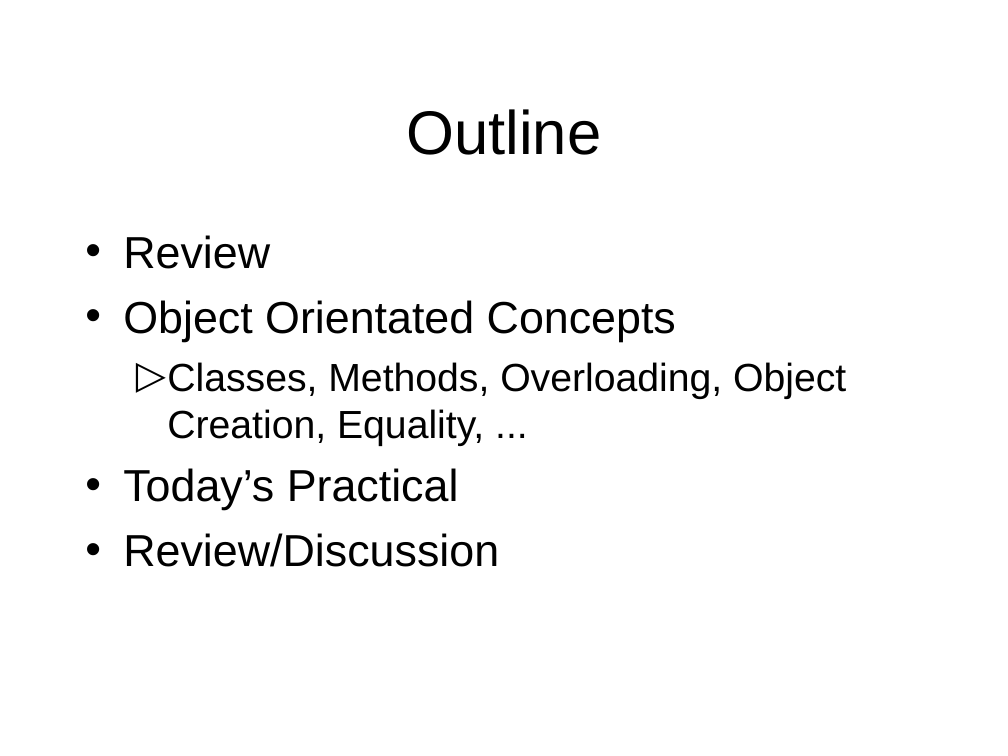
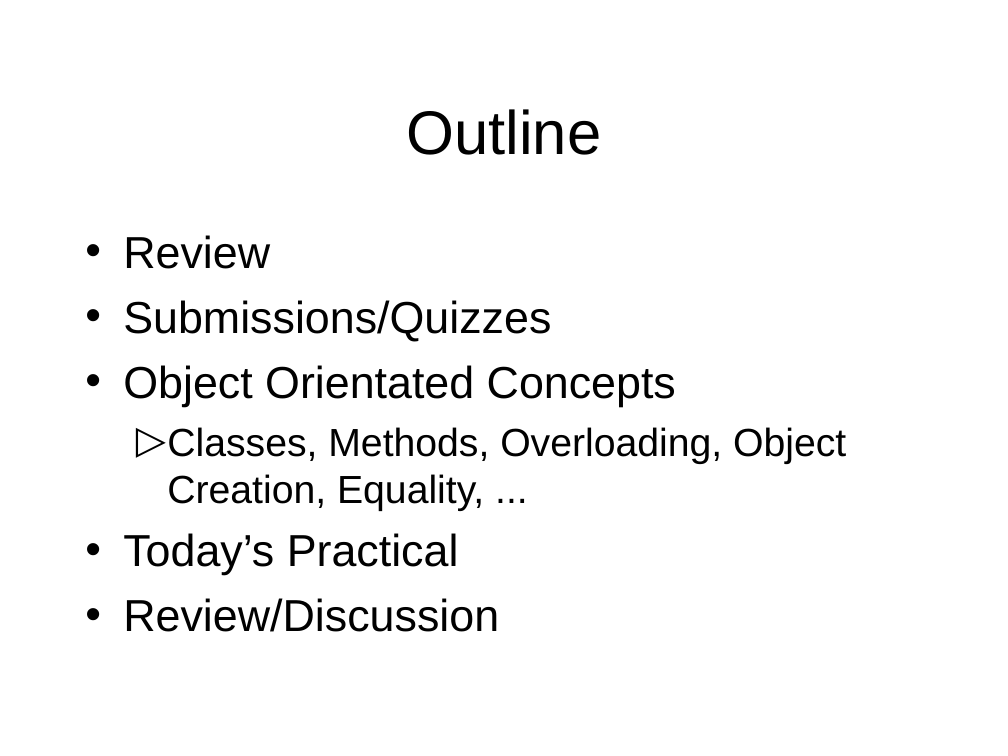
Before and after one commit to octaviordz/zjnu2017.github.io, a slide deck: slide 2 of OOP/lectures/030--Classes.and.Objects.ppt. Drawn at 1008x756 pixels with LibreOffice and Linux fonts; fonts in the diff are those of the drawing. Boxes give left, top, right and bottom in pixels: in the first picture for what was removed or moved away, otherwise in the second. Text is boxed around its words. In the diff, an @@ line names an element or a change of style, - is before the commit and + after.

```diff
--- a/OOP/lectures/030--Classes.and.Objects.ppt
+++ b/OOP/lectures/030--Classes.and.Objects.ppt
@@ text at (123, 300, 551, 342): paragraph added @@
+• Submissions/Quizzes
```
Also in this commit, not shown: 4 other slides changed, 5 slides added, 1 other file.
